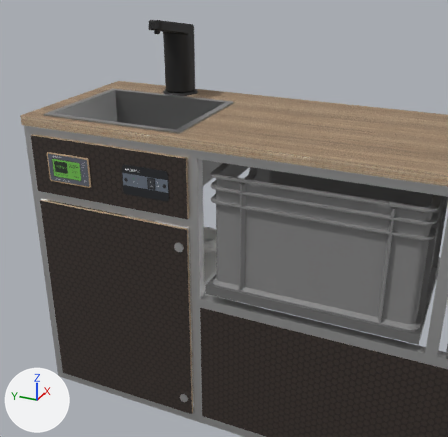
Renders of the glTF model layouts/assets/blender/aluminum-side-cabinet-hexa.glb from each side of a commit.
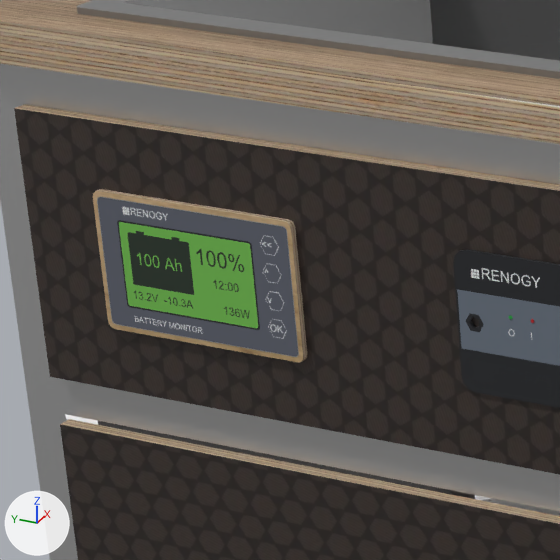
Each version is shown from a camera (50 mm lens) standing at (-0.545, -0.867, 0.976) and looking at (0.482, -0.405, 0.463), then close up on the part from 6% to 32% of the width and 26% to 52% of the height. The axes (+X, +Y, +Z) are drawn at lower left. The lights are the same throughout. The last two pictures show the newer version. Where no turn or scale is listed for an object, it has been applied to the vertices. Vertices at exactly the same position are counted once.

Script lines for the objects in view, before the commit:
```python
ob_front_bezel_99x61___mounting_underside_z0_0 = bpy.data.objects.new('Front bezel 99x61 - mounting underside Z0_0', me_side_022)
ob_front_bezel_99x61___mounting_underside_z0_0.location = (0.3921, -0.1075, 0.551)
ob_grey_control_strip_0 = bpy.data.objects.new('Grey control strip_0', me_side_117)
ob_grey_control_strip_0.location = (0.392, -0.2825, 0.5515)
ob_oak_top1294_8x360x18___compact_sink_and_centered_pump_0 = bpy.data.objects.new('Oak top1294.8x360x18 - compact sink and centered pump_0', me_side_148)
ob_oak_top1294_8x360x18___compact_sink_and_centered_pump_0.location = (0.57, -0.6474, 0.64)
# also in view: 'LCD green display_0' at (0.391, -0.103, 0.551); 'ボディ49_1' at (0.565, -0.002, 0.316); 'LCD battery silhouette_0' at (0.391, -0.09, 0.554); 'Tank door346x447x6.5 - reveal2mm_0' at (0.397, -0.195, 0.245); 'side_0' at (0.565, -0.647, 0.315)
```
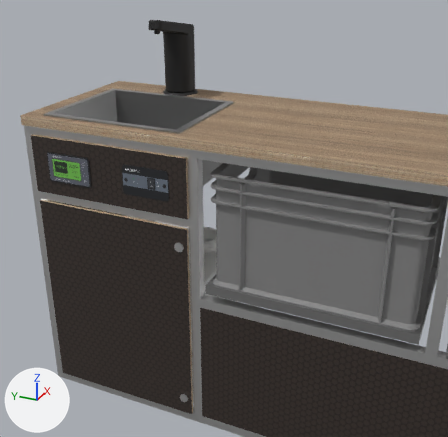
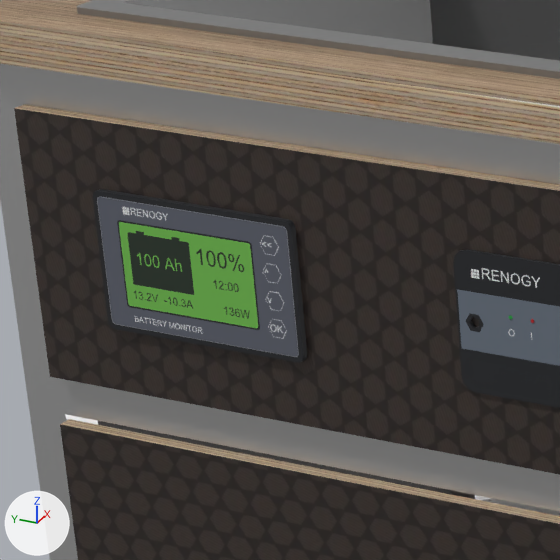
Changed parts and their boxes (x1, y1, x2, y2) in the close-ups (560 x 560 px):
```json
{"part": 1, "of": "me_side_022", "change": "recoloured", "before": [93, 191, 303, 362], "after": [93, 191, 303, 362]}
{"part": 2, "of": "me_side_022", "change": "recoloured", "before": [97, 189, 307, 362], "after": [97, 189, 307, 362]}
```

Scene script edits in JSON lines:
```json
{"op": "add", "block": "mat_plastic_hexafix_source_solid", "code": ["mat_plastic_hexafix_source_solid = principled_material('plastic:hexafix-source-solid')", "mat_plastic_hexafix_source_solid.base_color = (0.016, 0.0176, 0.0212)  # black #222428", "mat_plastic_hexafix_source_solid.roughness = 0.6"]}
{"op": "add", "block": "mat_plastic_hexafix_source_solid_001", "code": ["mat_plastic_hexafix_source_solid_001 = principled_material('plastic:hexafix-source-solid.001')", "mat_plastic_hexafix_source_solid_001.base_color = (0.016, 0.0176, 0.0212)  # black #222428", "mat_plastic_hexafix_source_solid_001.roughness = 0.6"]}
{"block": "me_side_022", "where": "me_side_022.from_pydata(...)  # 32 vertices, 60 faces; spans x -0.0014..0.0014, y -0.0495..0.0495, z -0.0305..0.0305"}
{"block": "me_side_022", "where": "# used by ob_front_bezel_99x61___mounting_underside_z0_0; location = (0.3921, -0.1075, 0.551)"}
{"block": "me_side_022", "change": "me_side_022 part 1: all 28 faces that had it switch from mat_plywood_face___ao_constant___1___color_____ffffff____metalness___0___repeat___true___roughness___0_45__face_raw_png (picture img_face_raw) to mat_plastic_hexafix_source_solid (black #222428)"}
{"block": "me_side_022", "change": "me_side_022 part 2: all 32 faces that had it switch from mat_plywood_edge___color_____ffffff____metalness___0___repeat___true___roughness___0_6__edge_birch_png (picture img_edge_birch) to mat_plastic_hexafix_source_solid_001 (black #222428)"}
```
